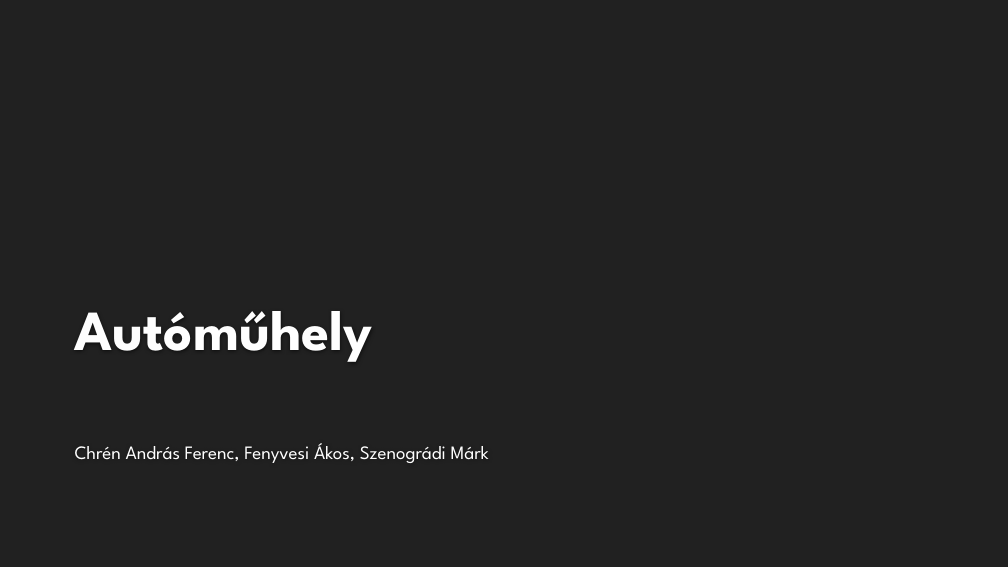
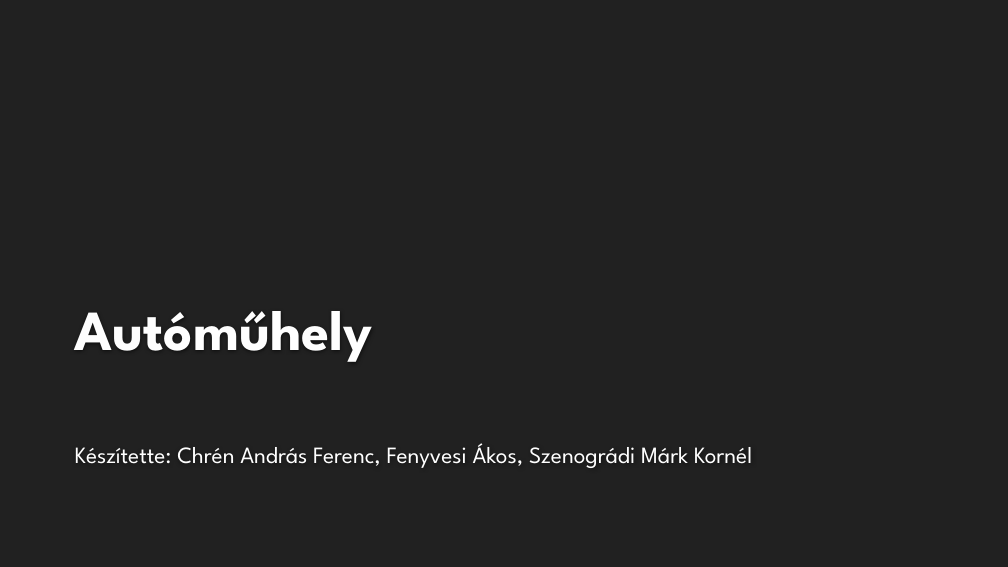
Before and after one commit to Andris2579/automuhely, a slide deck: slide 1 of Autóműhely.pptx. Drawn at 1008x567 pixels with LibreOffice and Linux fonts; fonts in the diff are those of the drawing; background and template pictures are left out. Boxes give left, top, right and bottom in pixels: in the first picture for what was removed or moved away, otherwise in the second. Text is boxed around its words. In the diff, an @@ line names an element or a change of style, - is before the commit and + after.

```diff
--- a/Autóműhely.pptx
+++ b/Autóműhely.pptx
@@ subtitle at [75, 443, 752, 468]: text changed; size 18 to 22.2 pt @@
-Chrén András Ferenc, Fenyvesi Ákos, Szenográdi Márk
+Készítette: Chrén András Ferenc, Fenyvesi Ákos, Szenográdi Márk Kornél
```
Also in this commit, not shown: 9 other slides changed, 9 slides added, 4 slides removed.
